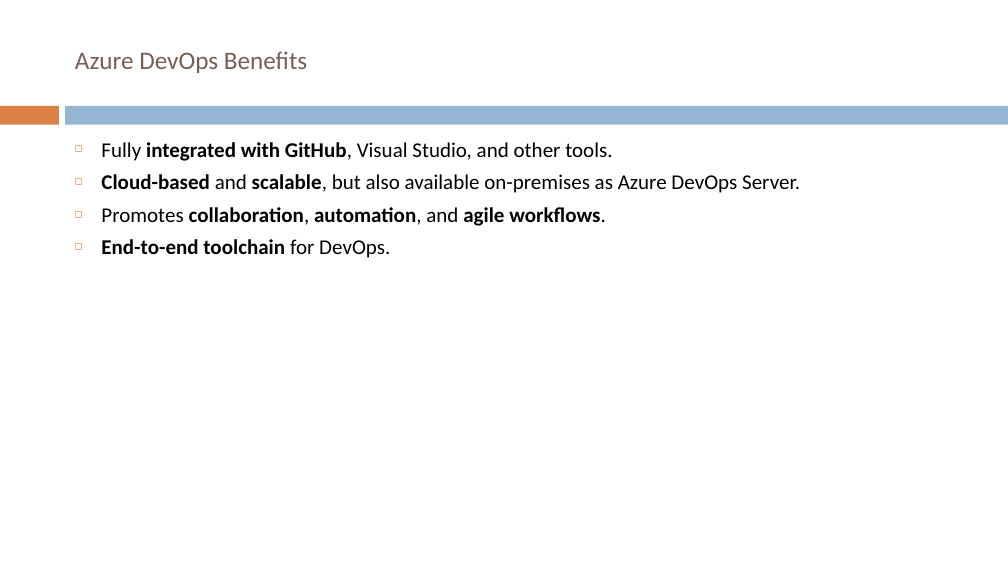
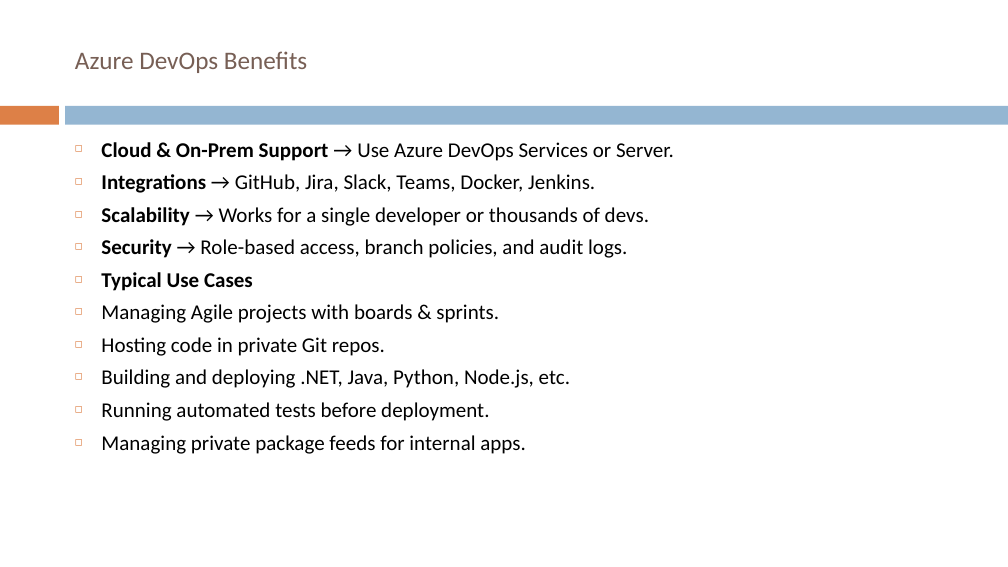
Before and after one commit to santuparsi/DevOps, a slide deck: slide 4 of AzureDevOps/PPT/Azure-DevOps Overview.pptx (slide 3 before the commit). Drawn at 1008x567 pixels with LibreOffice and Linux fonts; fonts in the diff are those of the drawing. Boxes give left, top, right and bottom in pixels: in the first picture for what was removed or moved away, otherwise in the second. Text is boxed around its words. In the diff, an @@ line names an element or a change of style, - is before the commit and + after.

```diff
--- a/AzureDevOps/PPT/Azure-DevOps Overview.pptx
+++ b/AzureDevOps/PPT/Azure-DevOps Overview.pptx
@@ text at (101, 142, 674, 454): text changed @@
-◻ Fully integrated with GitHub, Visual Studio, and other tools.
-◻ Cloud-based and scalable, but also available on-premises as Azure DevOps Server.
-◻ Promotes collaboration, automation, and agile workflows.
-◻ End-to-end toolchain for DevOps.
+◻ Cloud & On-Prem Support → Use Azure DevOps Services or Server.
+◻ Integrations → GitHub, Jira, Slack, Teams, Docker, Jenkins.
+◻ Scalability → Works for a single developer or thousands of devs.
+◻ Security → Role-based access, branch policies, and audit logs.
+◻ Typical Use Cases
+◻ Managing Agile projects with boards & sprints.
+◻ Hosting code in private Git repos.
+◻ Building and deploying .NET, Java, Python, Node.js, etc.
+◻ Running automated tests before deployment.
+◻ Managing private package feeds for internal apps.
```
Also in this commit, not shown: 2 other slides changed, 2 slides removed, 10 other files.
